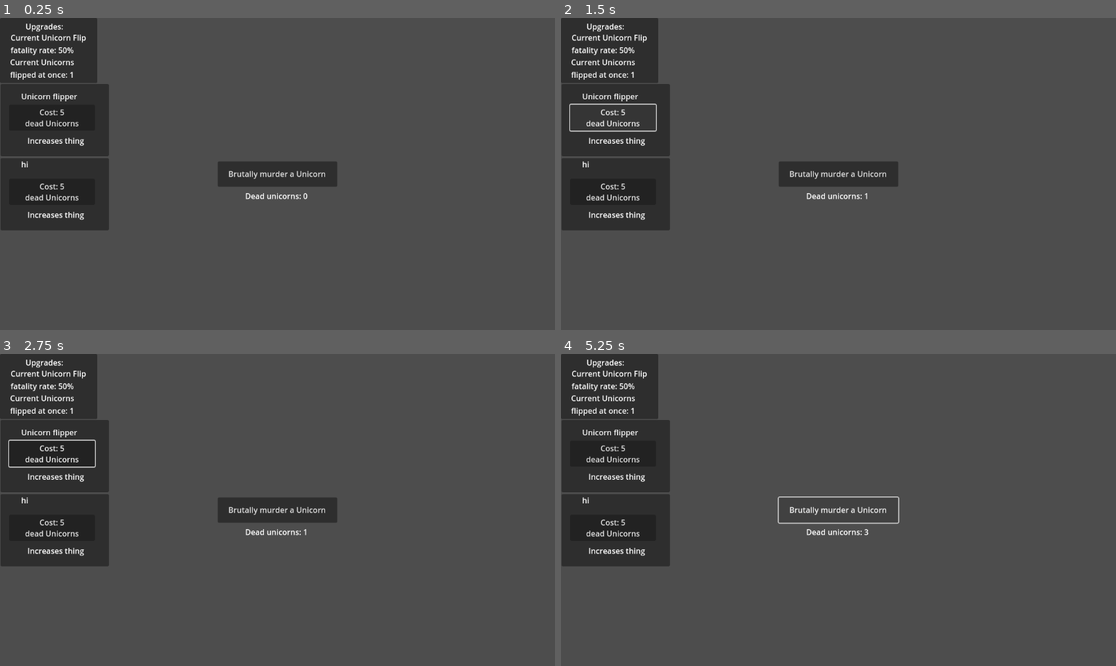
Above: before the commit, frames 1-4 (two rows, left to right).
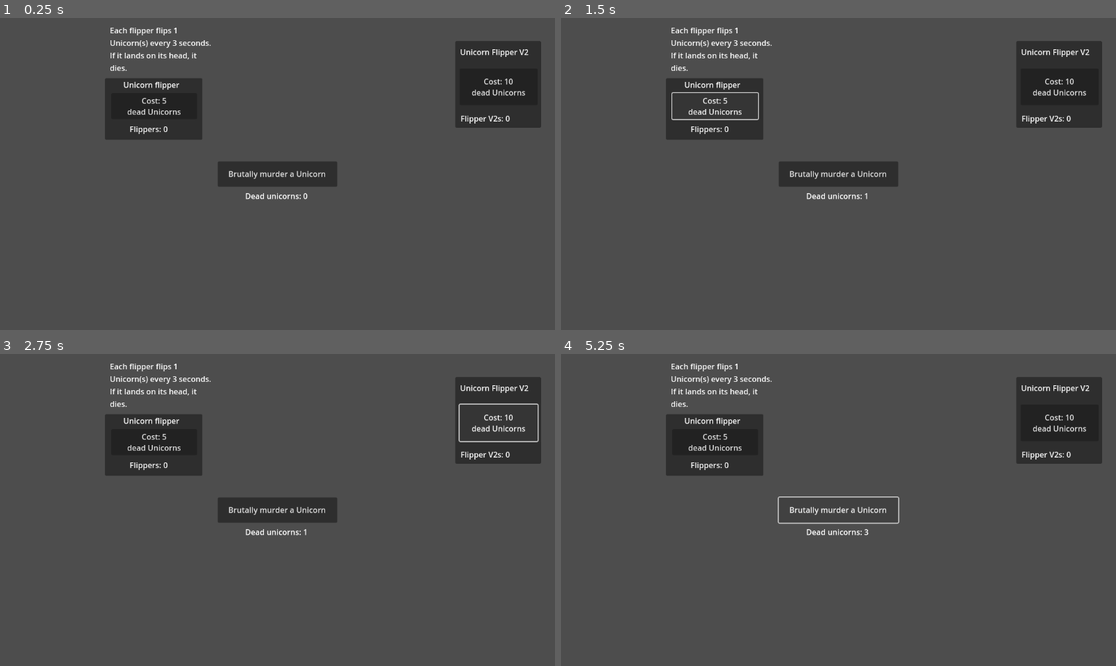
Above: after the commit, the same moments.

Repository: LoonTonk/Unicorn-Flipper
Game: Godot game, scene res://control.tscn
Same seed, same stepped clock (60 frames per second), same inputs: the game is played once before the commit and once after it.
Inputs (mouse positions are in pixels of both pictures, inside the frame that each line leads up to):
- Up to frame 1 (0.25 s): no input
- Up to frame 2 (1.5 s): click "Brutally murder a Unicorn" at 0.5 s; click "Cost: 5 dead Unicorns" at 1.25 s
- Up to frame 3 (2.75 s): click (499, 422) at 2 s, where only the run after the commit has a clickable "Cost: 10 dead Unicorns"
- Up to frame 4 (5.25 s): click "Brutally murder a Unicorn" at 2.75 s; click "Cost: 5 dead Unicorns" at 3.5 s; click (1060, 422) at 4.25 s, where only the run after the commit has a clickable "Cost: 10 dead Unicorns"; click "Brutally murder a Unicorn" at 5 s

The runs differ from the first frame. In frame 1, 20% of the frame differs, in the area x 0-98%, y 0-68%; in frame 2, 18%; in frame 3, 18%; in frame 4, 20%.
Error before the commit: Parse Error: Identifier "horseMultiplier" not declared in the current scope. (res://flipper.gd:30)

Commit message:
everything works now

Diff:
--- a/Unicorn Flipper V2.gd
+++ /dev/null
@@ -1,34 +0,0 @@
-extends Label
-
-@export var prefix: String = "Things: "
-@export var prob: float = 0.5
-@export var baseCost: int = 10
-var cost: int = baseCost
-@export var multiplier: int = 1
-@export var flippers: int = 0
-@onready var unicorns: Node = get_node("/root/Control/Unicorn num")
-@onready var box: Node = get_node("../VScrollBar/VBoxContainer")
-@onready var button: Node = get_node("../Button")
-var timer = preload("res://timer.tscn")
-
-func _on_button_pressed():
-	if unicorns.things >= cost:
-		unicorns.change_things(-cost)
-		flippers += 1
-		text = prefix + str(flippers)
-		box.add_child(timer.instantiate())
-		cost = baseCost * pow(1.15, flippers)
-		button.text = "Cost: " + str(cost)
-
-# Called every frame. 'delta' is the elapsed time since the previous frame.
-func _process(delta):
-	if unicorns.things == baseCost:
-		owner.visible = true
-
-func flip() -> bool:
-	#for i in range(flippers):
-	if randf() < prob:
-		unicorns.change_things(horseMultiplier * multiplier)
-		return true
-	else:
-		return false
--- a/control.tscn
+++ b/control.tscn
@@ -43,7 +43,6 @@
 prefix = "Dead unicorns: "
 
 [node name="Unicorn flipper" parent="." instance=ExtResource("2_b0mt8")]
-visible = false
 layout_mode = 1
 anchors_preset = -1
 anchor_left = 0.5
@@ -55,15 +54,15 @@
 offset_right = -156.0
 offset_bottom = -71.0
 
-[node name="Unicorn flipper V2" parent="." instance=ExtResource("3_67w5e")]
-visible = false
+[node name="Unicorn flipper V2" parent="." instance=ExtResource("3_nhv7w")]
 layout_mode = 0
-offset_left = 0.0
-offset_top = 0.0
-offset_right = 178.0
-offset_bottom = 180.0
+offset_left = 945.0
+offset_top = 48.0
+offset_right = 1123.0
+offset_bottom = 228.0
 
 [node name="Upgrades" parent="." instance=ExtResource("4_ci72w")]
+visible = false
 layout_mode = 0
 
 [connection signal="pressed" from="Button" to="Unicorn num" method="_on_button_pressed"]
--- a/flipper.gd
+++ b/flipper.gd
@@ -3,12 +3,14 @@
 @export var prefix: String = "Things: "
 @export var prob: float = 0.5
 @export var baseCost: int = 5
-var cost: int = baseCost
+@export var multiplier: int = -1
+@onready var cost: int = baseCost
 @export var flippers: int = 0
 @onready var unicorns: Node = get_node("/root/Control/Unicorn num")
 @onready var box: Node = get_node("../VScrollBar/VBoxContainer")
 @onready var button: Node = get_node("../Button")
 var timer = preload("res://timer.tscn")
+@onready var horseMultiplier: int = get_node("/root/Control/Unicorn num").horseMultiplier
 
 func _on_button_pressed():
 	if unicorns.things >= cost:
@@ -25,9 +27,14 @@
 		owner.visible = true
 
 func flip() -> bool:
-	#for i in range(flippers):
-	if randf() < prob:
-		unicorns.change_things(horseMultiplier)
-		return true
-	else:
-		return false
+		if randf() < prob:
+			if multiplier == -1:
+				unicorns.change_things(horseMultiplier)
+			else:
+				unicorns.change_things(horseMultiplier * multiplier)
+				multiplier += 1
+			return true
+		else:
+			if multiplier > 1:
+				multiplier = 1
+			return false
--- a/things.gd
+++ b/things.gd
@@ -2,7 +2,7 @@
 
 @export var prefix: String = "Things: "
 @export var things: int = 0
-var horseMultiplier: int = 1
+@onready var horseMultiplier: int = 1
 #@export var prob: float = 0.5
 #var rand=RandomNumberGenerator.new()
 
--- a/timer.gd
+++ b/timer.gd
@@ -1,7 +1,7 @@
 extends Timer
 
 @onready var bar = get_node("..")
-@onready var flipper = get_node("/root/Control/Unicorn flipper/Label2")
+@onready var flipper = get_node("../../../../Label2")
 @onready var mult = get_node("../M")
 
 var success = StyleBoxFlat.new()
@@ -11,8 +11,8 @@
 	success.set_bg_color(Color(0,0.5,0,1))
 	failure.set_bg_color(Color(0.5,0,0,1))
 	default.set_bg_color(Color(0,0,0,0.5))
-	# Set the "normal" style to be your newly created style.
-
+	if flipper.multiplier > 0:
+		mult.visible = true
 
 # Called every frame. 'delta' is the elapsed time since the previous frame.
 func _process(delta):
@@ -27,4 +27,4 @@
 		bar.set("theme_override_styles/background", success)
 	else:
 		bar.set("theme_override_styles/background", failure)
-	mult.text = "x" + flipper.multiplier
+	mult.text = "x" + str(flipper.multiplier)
--- a/timer.tscn
+++ b/timer.tscn
@@ -17,6 +17,7 @@
 script = ExtResource("1_vjvdt")
 
 [node name="M" type="Label" parent="."]
+visible = false
 layout_mode = 0
 offset_right = 56.0
 offset_bottom = 34.0
--- a/unicorn flipper.tscn
+++ b/unicorn flipper.tscn
@@ -24,9 +24,6 @@
 text = "Flippers: 0"
 script = ExtResource("1_4jvxd")
 prefix = "Flippers: "
-prob = null
-baseCost = null
-flippers = null
 
 [node name="Button" type="Button" parent="."]
 layout_mode = 0
@@ -41,8 +38,8 @@
 layout_mode = 0
 offset_left = 10.0
 offset_top = -111.0
-offset_right = 191.0
-offset_bottom = -7.0
+offset_right = 226.0
+offset_bottom = 19.0
 text = "Each flipper flips 1 Unicorn(s) every 3 seconds. If it lands on its head, it dies."
 autowrap_mode = 3
 
--- a/unicorn_flipper_v_2.tscn
+++ b/unicorn_flipper_v_2.tscn
@@ -1,6 +1,6 @@
 [gd_scene load_steps=2 format=3 uid="uid://chn56xmrkkor1"]
 
-[ext_resource type="Script" path="res://Unicorn Flipper V2.gd" id="1_o7bdg"]
+[ext_resource type="Script" path="res://flipper.gd" id="1_ci548"]
 
 [node name="Unicorn flipper V2" type="Panel"]
 offset_left = 864.0
@@ -23,12 +23,10 @@
 offset_right = 171.0
 offset_bottom = 172.0
 text = "Flipper V2s: 0"
-script = ExtResource("1_o7bdg")
+script = ExtResource("1_ci548")
 prefix = "Flipper V2s: "
-prob = null
-baseCost = null
-multiplier = null
-flippers = null
+baseCost = 10
+multiplier = 1
 
 [node name="Button" type="Button" parent="."]
 layout_mode = 0
Not shown: 1 places in control.tscn that only renumber resources
